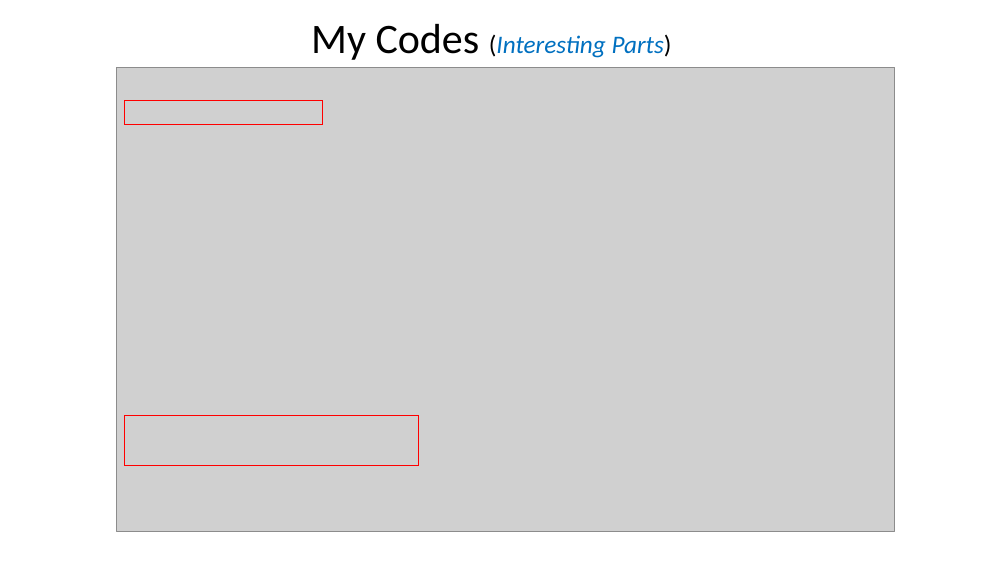
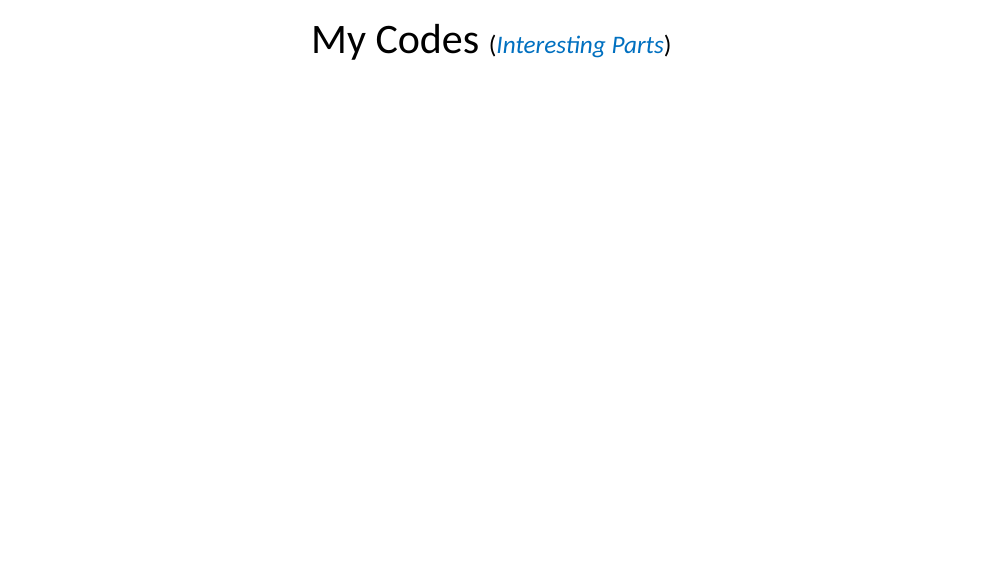
Before and after one commit to Akubue4U/PyProjects, a slide deck: slide 25 of MyBDAThesis/Akubue Simon - Thesis Presentation.pptx (slide 26 before the commit). Drawn at 1008x567 pixels with LibreOffice and Linux fonts; fonts in the diff are those of the drawing; grey boxes stand for pictures. Boxes give left, top, right and bottom in pixels: in the first picture for what was removed or moved away, otherwise in the second. Text is boxed around its words. In the diff, an @@ line names an element or a change of style, - is before the commit and + after.

```diff
--- a/MyBDAThesis/Akubue Simon - Thesis Presentation.pptx
+++ b/MyBDAThesis/Akubue Simon - Thesis Presentation.pptx
@@ picture removed at (x1=117, y1=67, x2=895, y2=532) @@
@@ rectangle removed at (x1=125, y1=101, x2=322, y2=125) @@
@@ rectangle removed at (x1=125, y1=416, x2=419, y2=465) @@
```
Also in this commit, not shown: 17 other slides changed, 3 slides removed, 2 other files.
